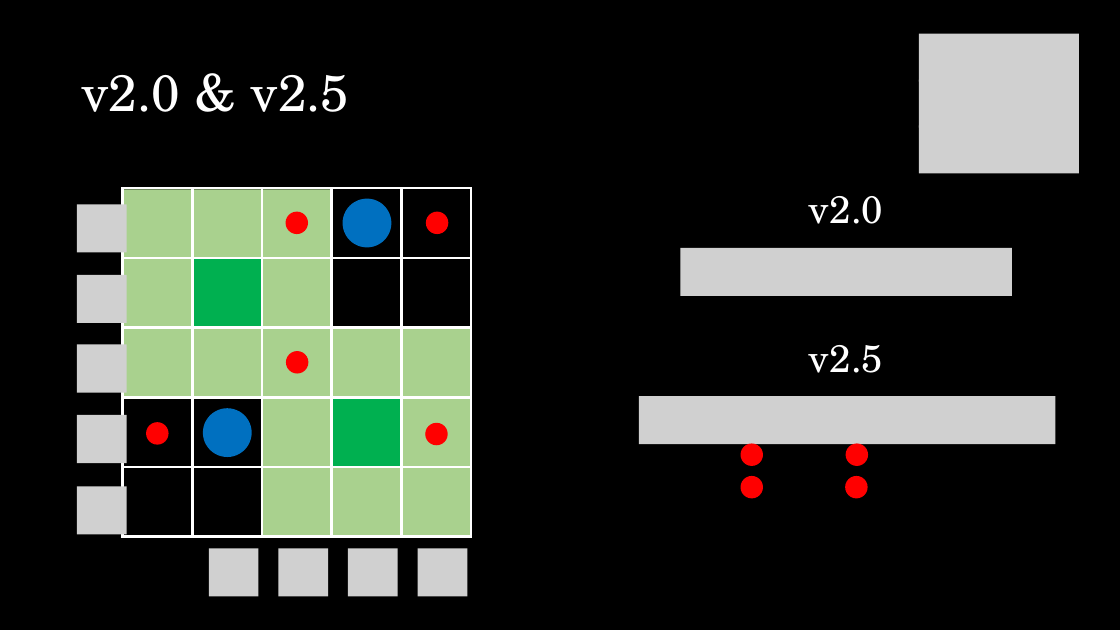
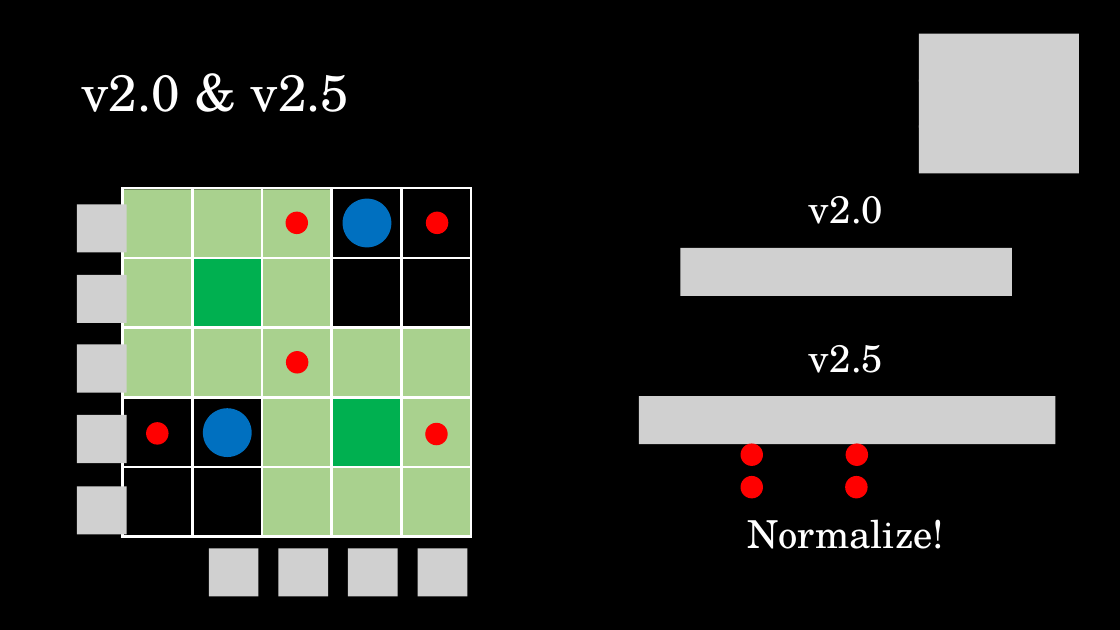
Before and after one commit to jCodingStuff/NCMMLProject, a slide deck: slide 18 of presentation/presentation.pptx. Drawn at 1120x630 pixels with LibreOffice and Linux fonts; fonts in the diff are those of the drawing; grey boxes stand for pictures. Boxes give left, top, right and bottom in pixels: in the first picture for what was removed or moved away, otherwise in the second. Text is boxed around its words. In the diff, an @@ line names an element or a change of style, - is before the commit and + after.

```diff
--- a/presentation/presentation.pptx
+++ b/presentation/presentation.pptx
@@ text added at (x1=748, y1=519, x2=944, y2=549), 66 pt, text #FFFFFF @@
+Normalize!
```
Also in this commit, not shown: 1 other slide changed, 1 slide added.
